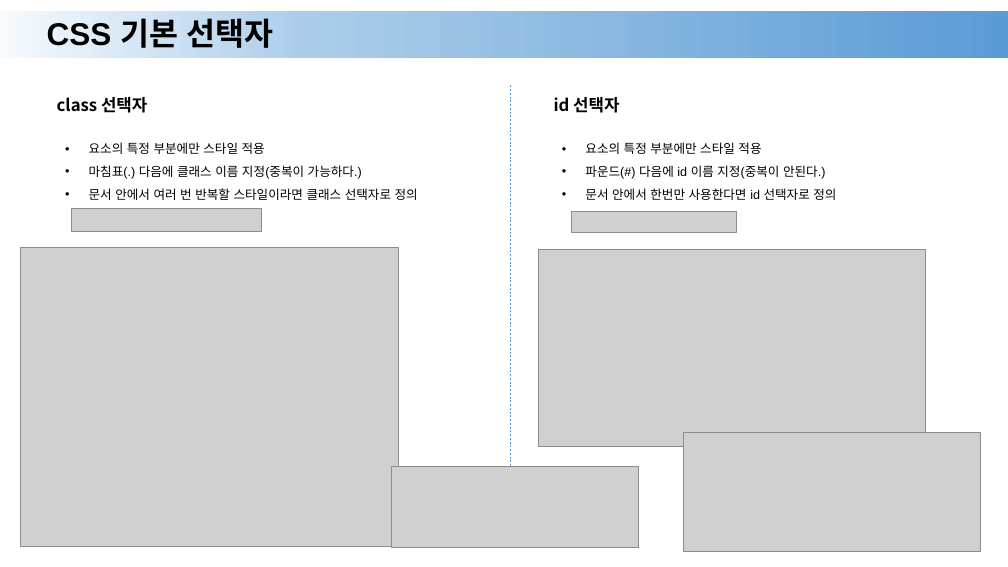
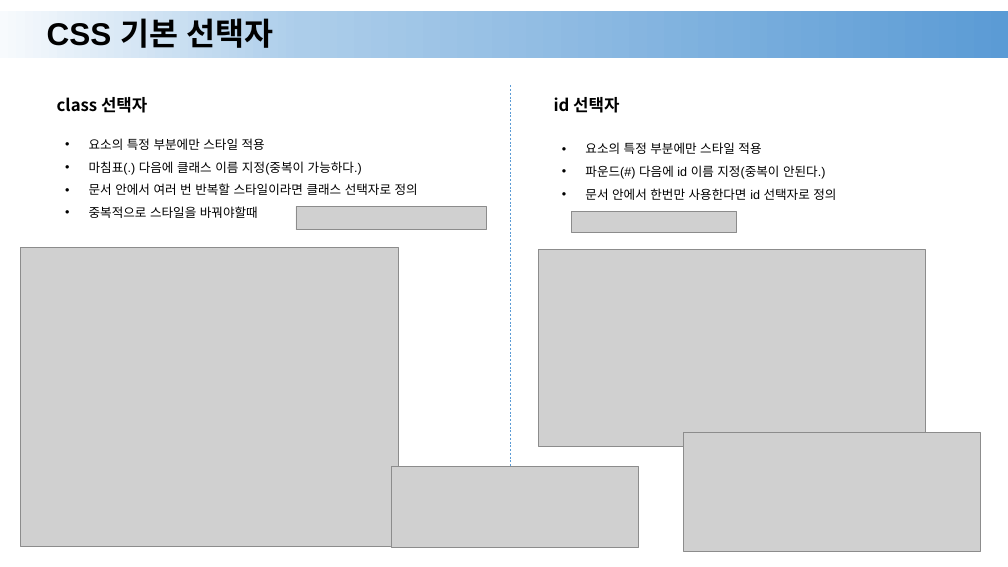
Before and after one commit to Nangnaa/html-css-javascript, a slide deck: slide 6 of HTML/ppt/06.pptx. Drawn at 1008x567 pixels with LibreOffice and Linux fonts; fonts in the diff are those of the drawing; grey boxes stand for pictures. Boxes give left, top, right and bottom in pixels: in the first picture for what was removed or moved away, otherwise in the second. Text is boxed around its words. In the diff, an @@ line names an element or a change of style, - is before the commit and + after.

```diff
--- a/HTML/ppt/06.pptx
+++ b/HTML/ppt/06.pptx
@@ text at box(89, 206, 258, 218): paragraph added @@
+• 중복적으로 스타일을 바꿔야할때
@@ picture: place and size @@
-picture at box(71, 208, 261, 231)
+picture at box(296, 206, 485, 230)
```
Also in this commit, not shown: 8 other files.
